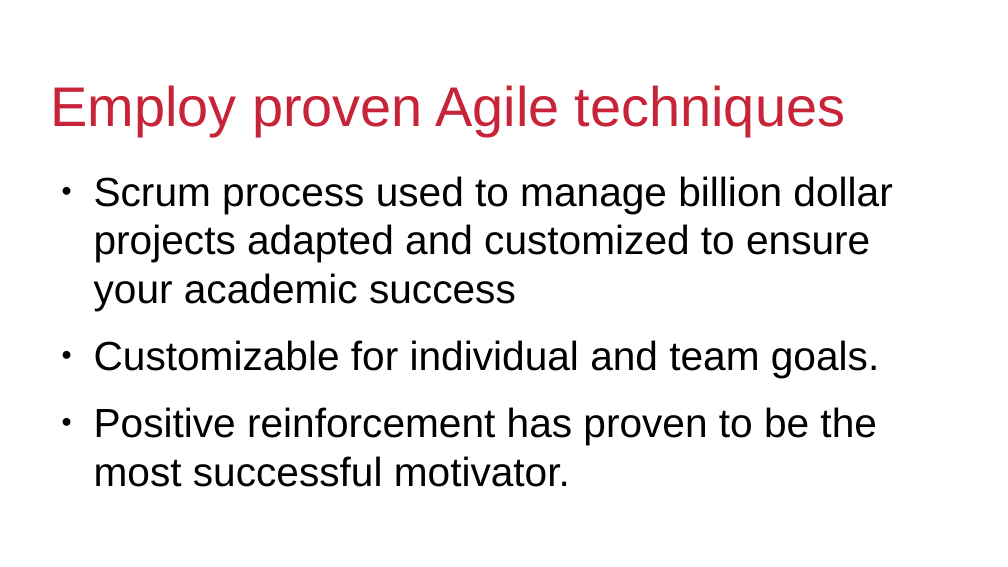
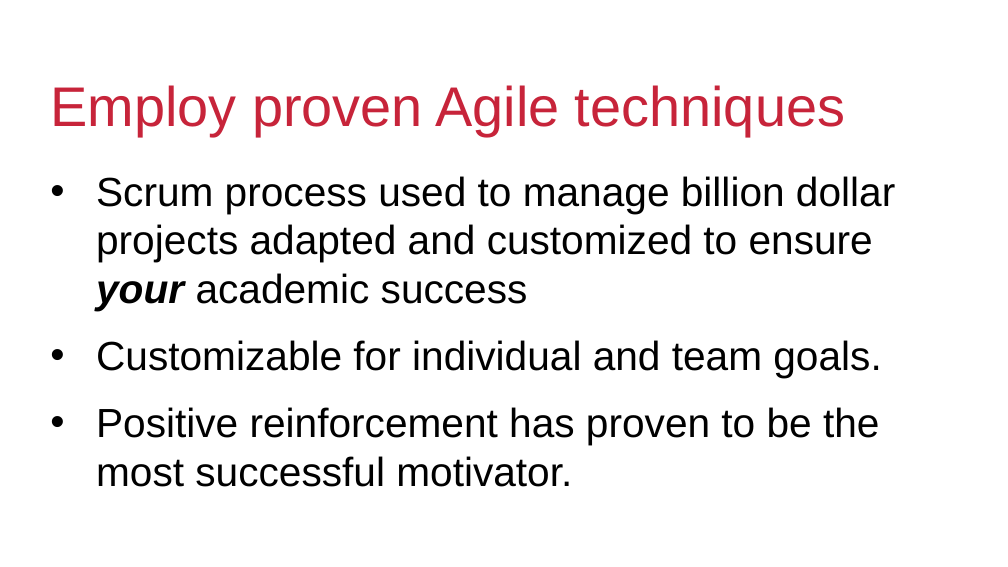
Before and after one commit to judebattista/PineCodes2019, a slide deck: slide 3 of pinePresentation.odp. Drawn at 1008x567 pixels with LibreOffice and Linux fonts; fonts in the diff are those of the drawing; background and template pictures are left out. Boxes give left, top, right and bottom in pixels: in the first picture for what was removed or moved away, otherwise in the second. Text is boxed around its words. In the diff, an @@ line names an element or a change of style, - is before the commit and + after.

```diff
--- a/pinePresentation.odp
+++ b/pinePresentation.odp
@@ text "Scrum process used to manage ..." at (96, 176, 895, 487): bold on, italic on in "your"; bullet ● to • @@
```
Also in this commit, not shown: 5 other slides changed, 2 slides added, 4 other files.
